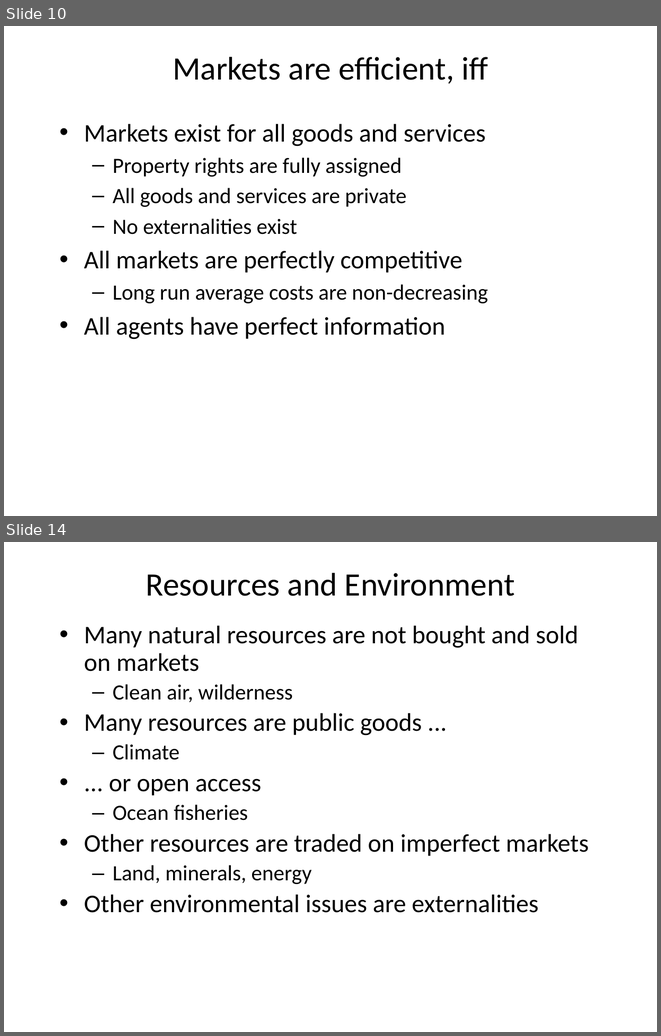
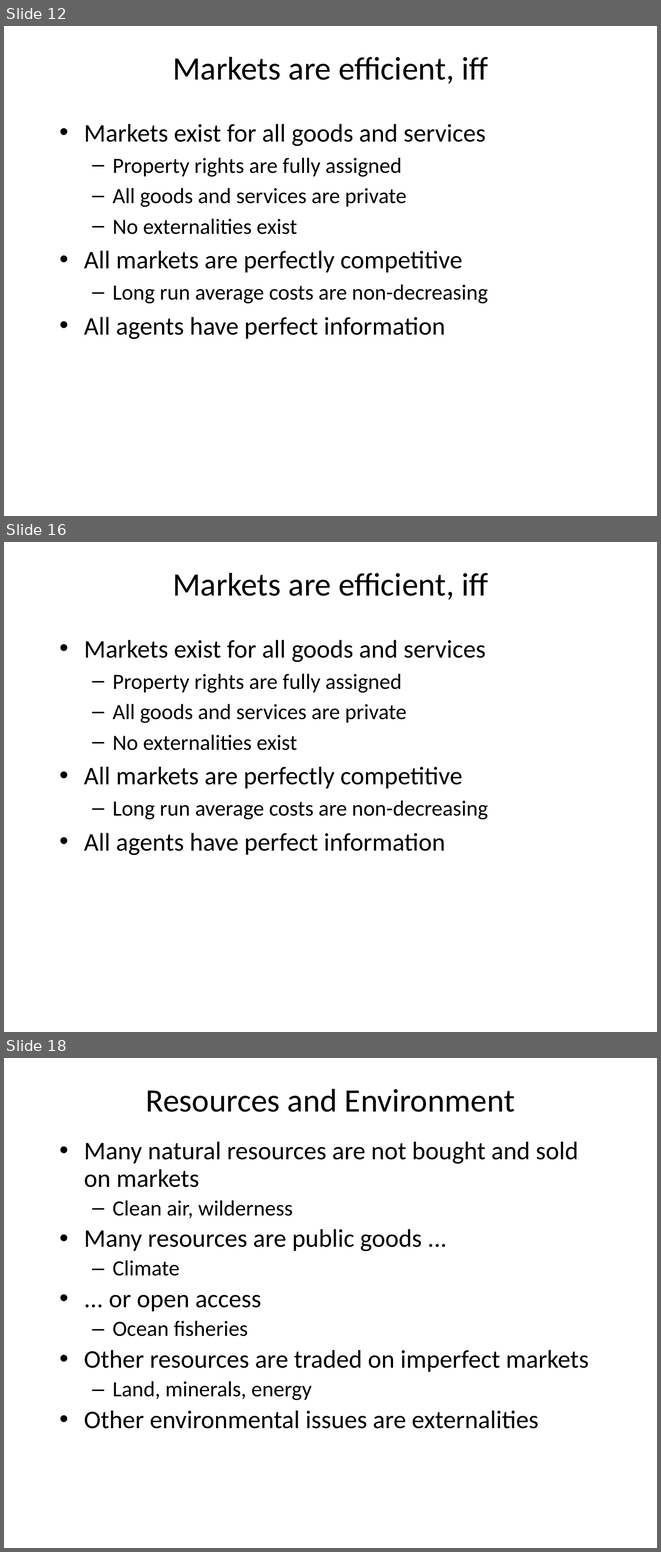
Before and after one commit to rtol/Environmental-Economics, a slide deck: EE2 Externalities.pptx. Shown one above the other, each under a label of ours: slides 10 and 14 before the commit, slides 12, 16 and 18 after it; the slides between them are not shown. The pictures are 661x1036 and 661x1552 pixels, drawn with LibreOffice and Linux fonts; fonts in the diff are those of the drawing. Boxes give left, top, right and bottom in pixels: in the first picture for what was removed or moved away, otherwise in the second. Text is boxed around its words. In the diff, an @@ line names an element or a change of style, - is before the commit and + after.

```diff
--- a/EE2 Externalities.pptx
+++ b/EE2 Externalities.pptx
@@ slide 16 added at (x1=4, y1=542, x2=657, y2=1032), background #FFFFFF @@
@@ title added at (x1=173, y1=573, x2=488, y2=600), 36 pt, text #000000 @@
+Markets are efficient, iff
@@ text added at (x1=84, y1=640, x2=488, y2=855), 24 pt, text #000000 @@
+• Markets exist for all goods and services
+  – Property rights are fully assigned
+  – All goods and services are private
+  – No externalities exist
+• All markets are perfectly competitive
+  – Long run average costs are non-decreasing
+• All agents have perfect information
@@ what was slide 10 is now slide 12 @@
@@ what was slide 14 is now slide 18 @@
```
Also in this commit, not shown: 4 slides changed, 5 other slides added, 1 other file.
